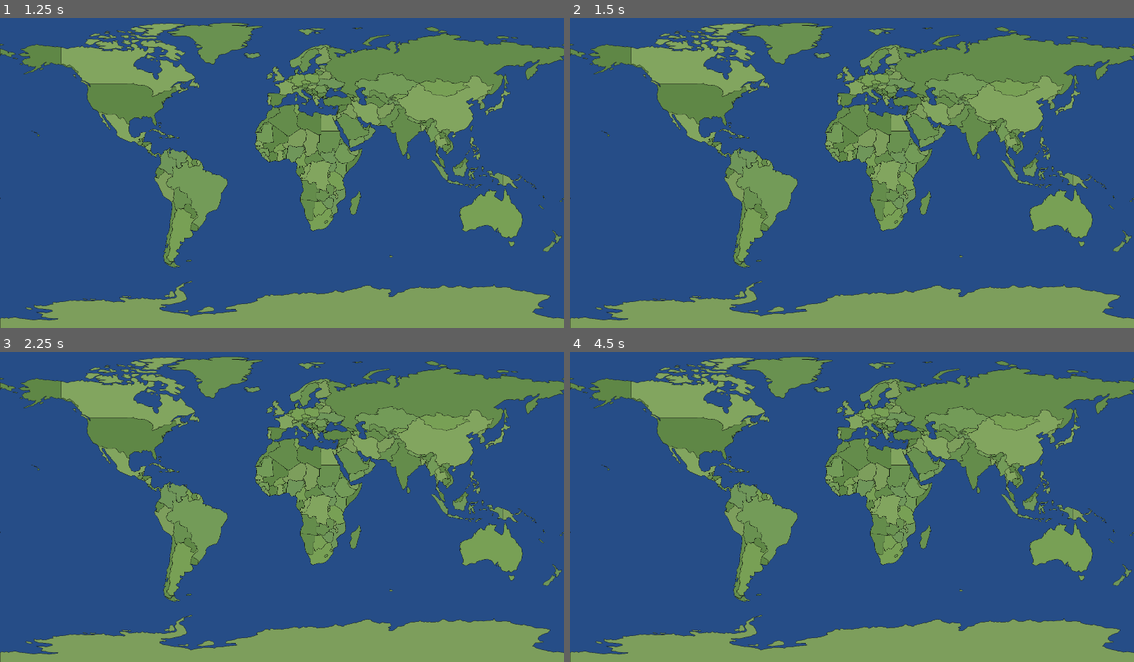
Above: before the commit, frames 1-4 (two rows, left to right).
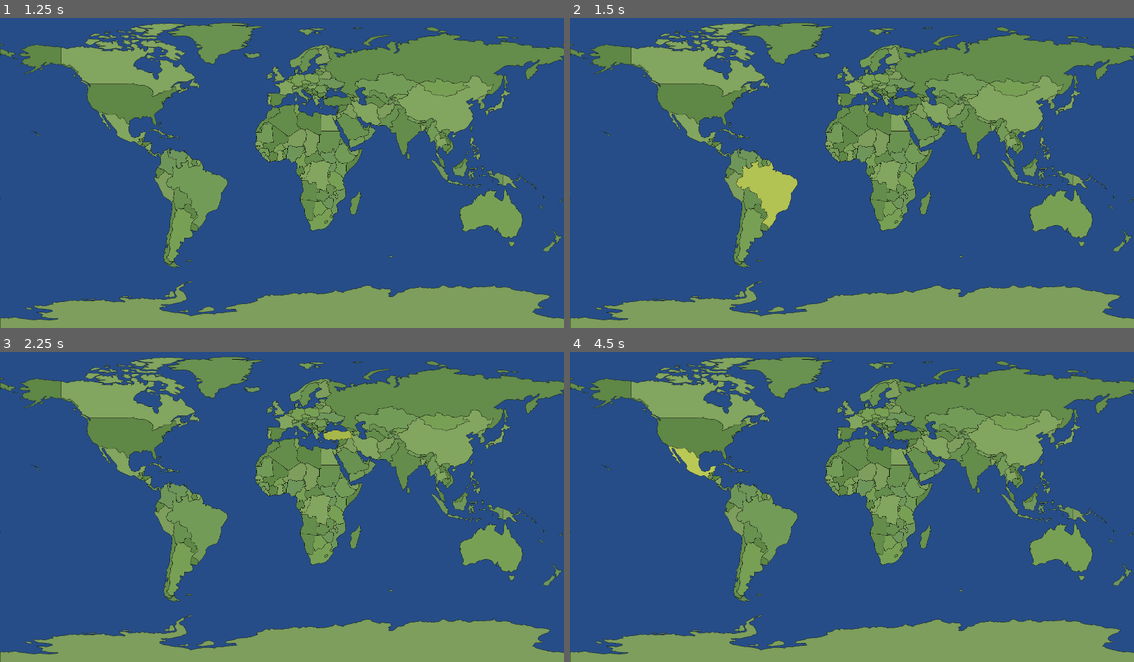
Above: after the commit, the same moments.

Repository: LegaMilolon/BeitiaJuegoMundialLegariaGeretto
Game: Godot game, scene res://escenas/Principal.tscn
The game is run twice, just before and just after one commit, with the same random seed, the same clock (stepped at 60 frames per second) and the same inputs.
Inputs (mouse positions are in pixels of both pictures, inside the frame that each line leads up to):
- Up to frame 1 (1.25 s): tap Enter at 0.5 s; move the mouse to (406, 154) at 0.52 s; click (406, 154) at 0.67 s
- Up to frame 2 (1.5 s): tap Space at 1.25 s; move the mouse to (739, 185) at 1.27 s; click (739, 185) at 1.42 s
- Up to frame 3 (2.25 s): tap Enter at 2 s; move the mouse to (338, 435) at 2.02 s; click (338, 435) at 2.17 s
- Up to frame 4 (4.5 s): tap Space at 2.75, 4.25 s; move the mouse to (823, 565) at 2.77 s; click (823, 565) at 2.92 s; tap Enter at 3.5 s; move the mouse to (1021, 550) at 3.52 s; click (1021, 550) at 3.67 s; move the mouse to (682, 457) at 4.27 s; click (682, 457) at 4.42 s

Frame 1 is identical in both runs. In frame 2, 1.1% of the frame differs, in the area x 29-41%, y 46-68%; in frame 3, 0.1%; in frame 4, 0.3%.

Commit message:
revert: volver a BUILD_SOLIDS, SEGMENTS rompia el hover

Diff:
--- a/scripts/principal.gd
+++ b/scripts/principal.gd
@@ -73,7 +73,6 @@
 
 	var colision = CollisionPolygon2D.new()
 	colision.polygon = pts
-	colision.build_mode = CollisionPolygon2D.BUILD_SEGMENTS
 	nodo_pais.add_child(colision)
 
 	var linea = Line2D.new()
